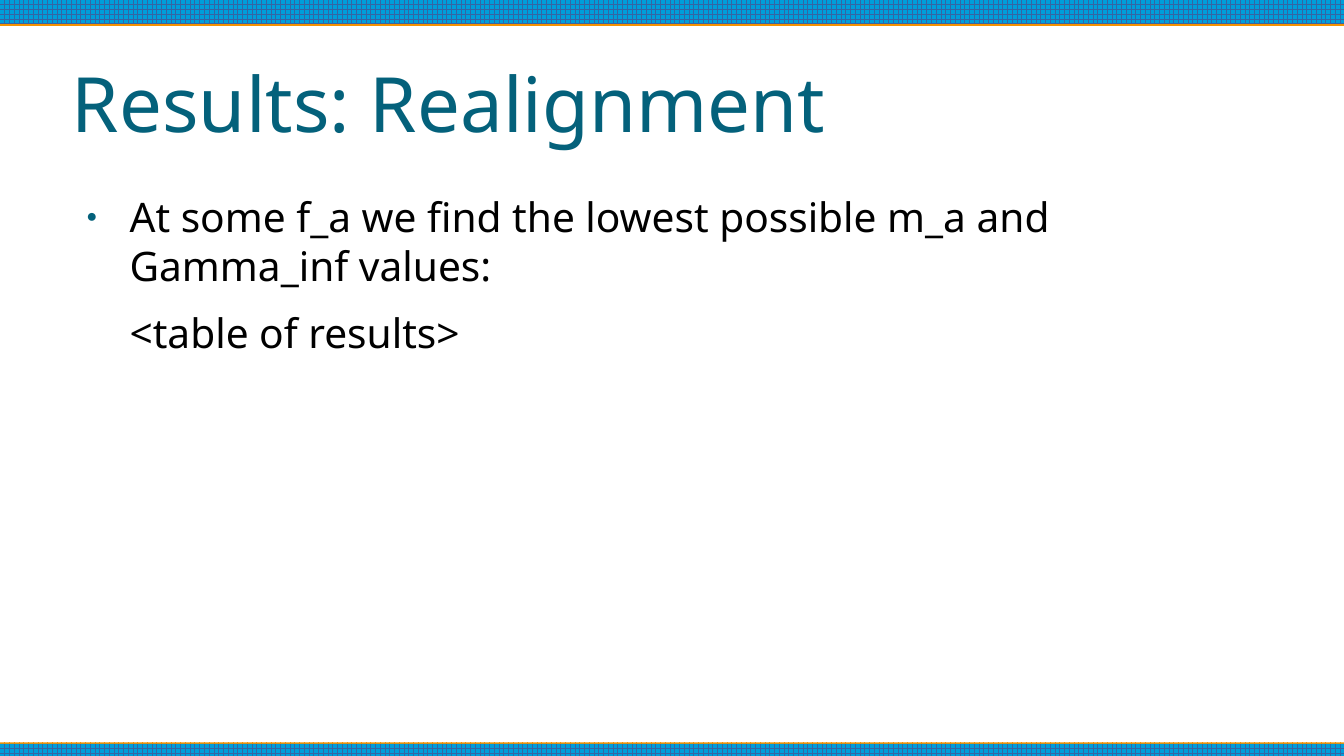
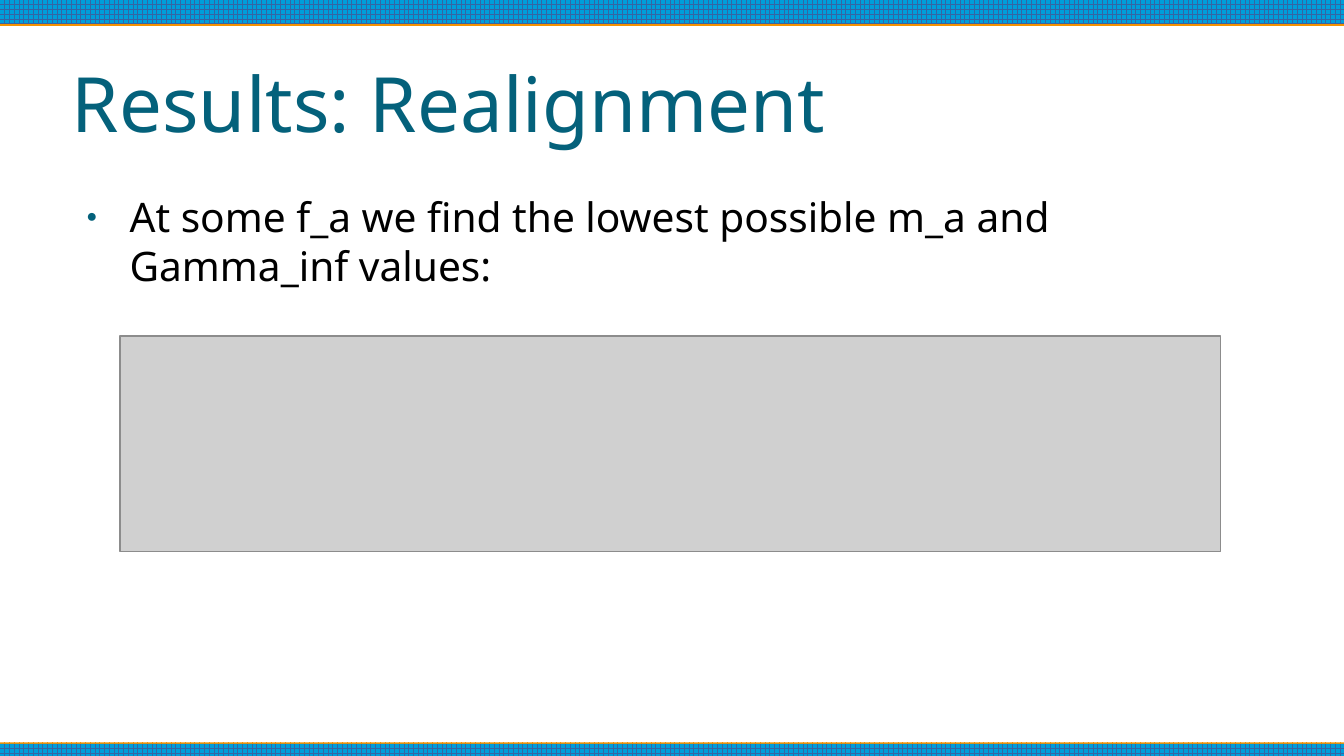
Before and after one commit to anna-jana/masters-project, a slide deck: slide 26 of reports/thesis-talk/presentation.odp. Drawn at 1344x756 pixels with LibreOffice and Linux fonts; fonts in the diff are those of the drawing; grey boxes stand for pictures. Boxes give left, top, right and bottom in pixels: in the first picture for what was removed or moved away, otherwise in the second. Text is boxed around its words. In the diff, an @@ line names an element or a change of style, - is before the commit and + after.

```diff
--- a/reports/thesis-talk/presentation.odp
+++ b/reports/thesis-talk/presentation.odp
@@ text at bbox=[130, 317, 459, 349]: paragraph removed @@
-<table of results>
@@ picture added at bbox=[120, 337, 1221, 552] @@
```
Also in this commit, not shown: 6 other slides changed, 2 slides added, 2 slides removed, 1 other file.
